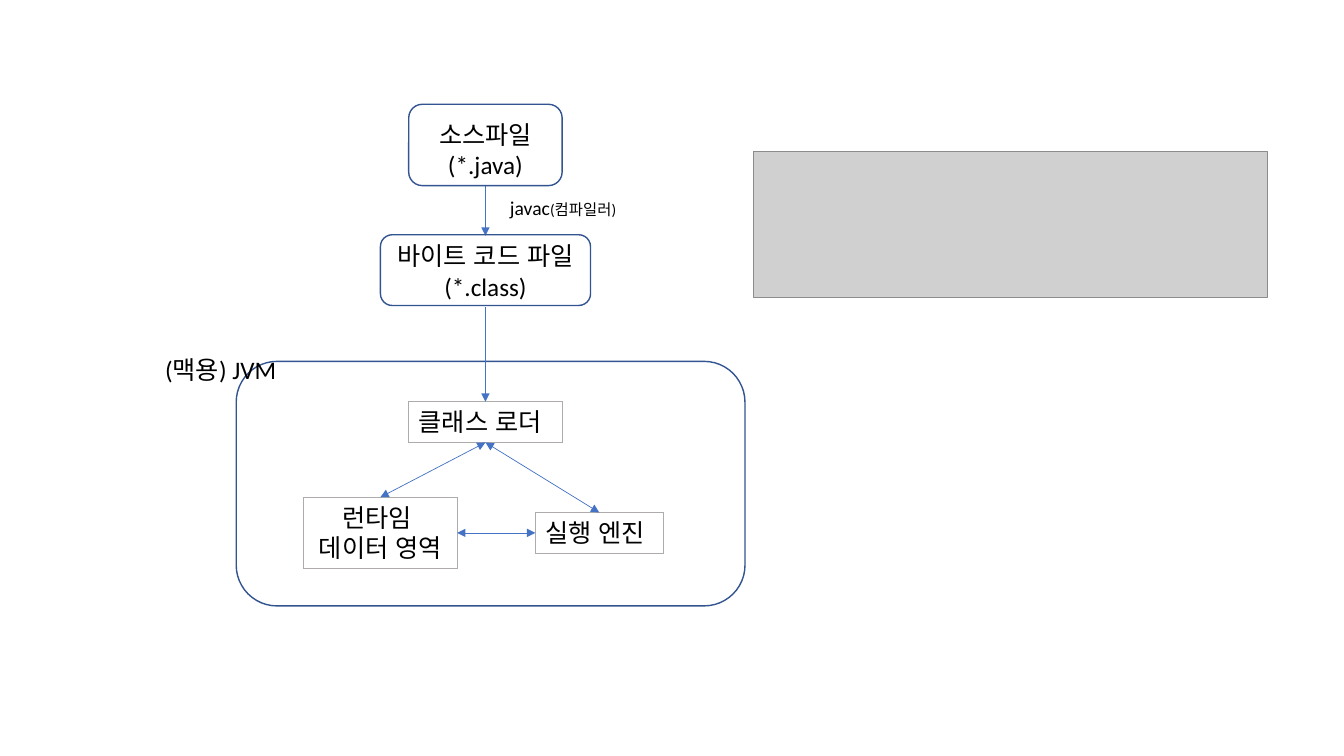
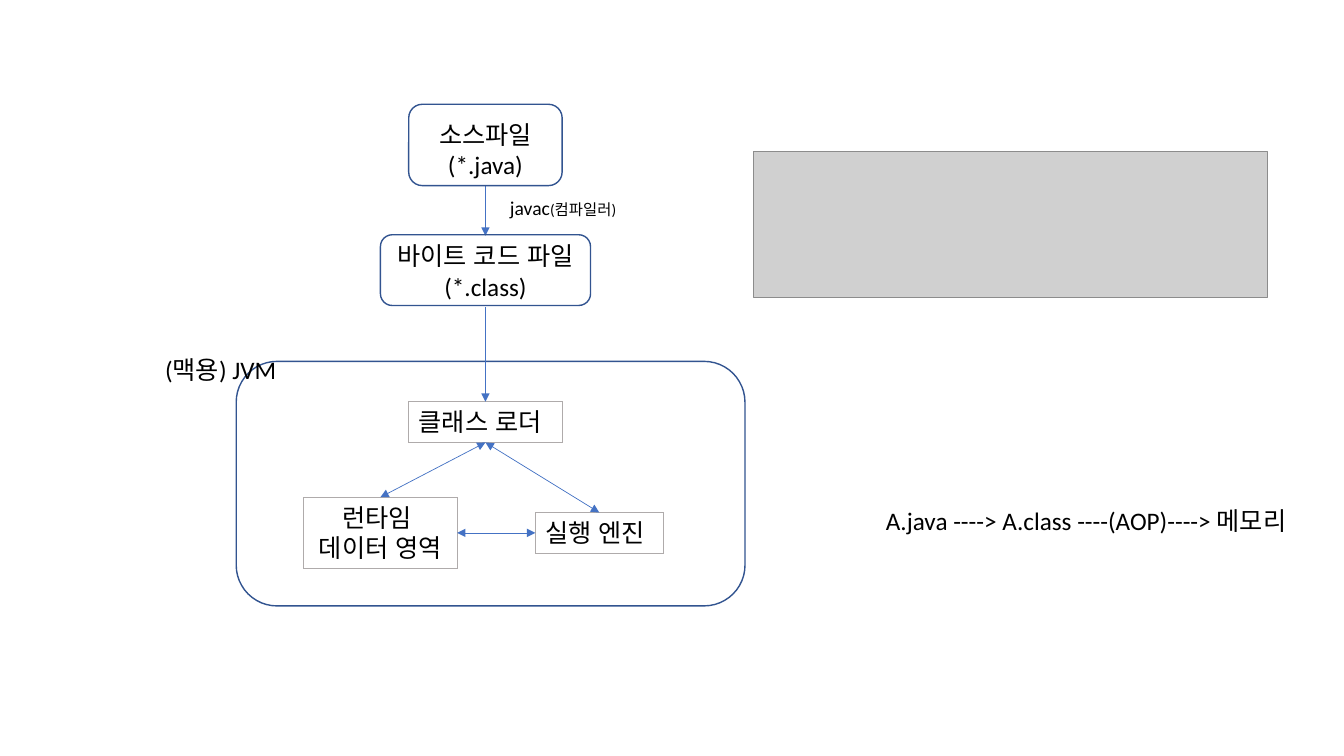
Before and after one commit to osj3474/Spring-Note, a slide deck: slide 2 of 01-예제로 배우는 스프링 입문/assets/image.pptx. Drawn at 1344x756 pixels with LibreOffice and Linux fonts; fonts in the diff are those of the drawing; grey boxes stand for pictures. Boxes give left, top, right and bottom in pixels: in the first picture for what was removed or moved away, otherwise in the second. Text is boxed around its words. In the diff, an @@ line names an element or a change of style, - is before the commit and + after.

```diff
--- a/01-예제로 배우는 스프링 입문/assets/image.pptx
+++ b/01-예제로 배우는 스프링 입문/assets/image.pptx
@@ text added at [886, 509, 1287, 535], 18 pt, text #000000 @@
+A.java ----> A.class ----(AOP)----> 메모리
```
Also in this commit, not shown: 2 other files.
